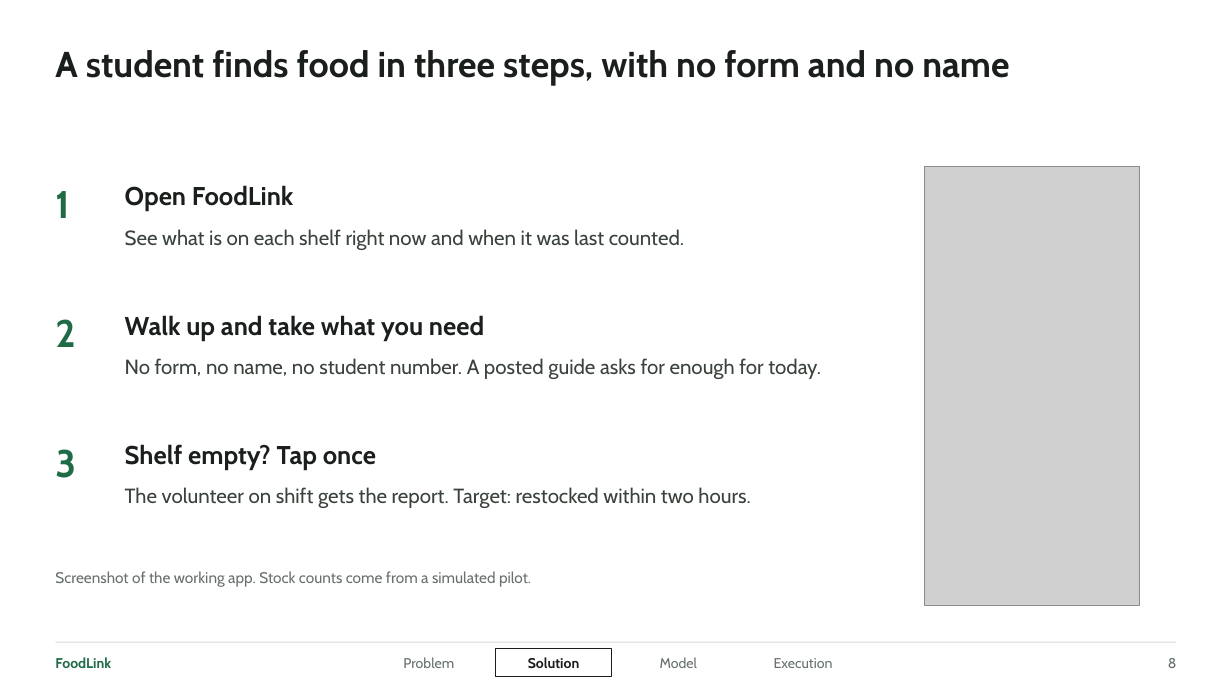
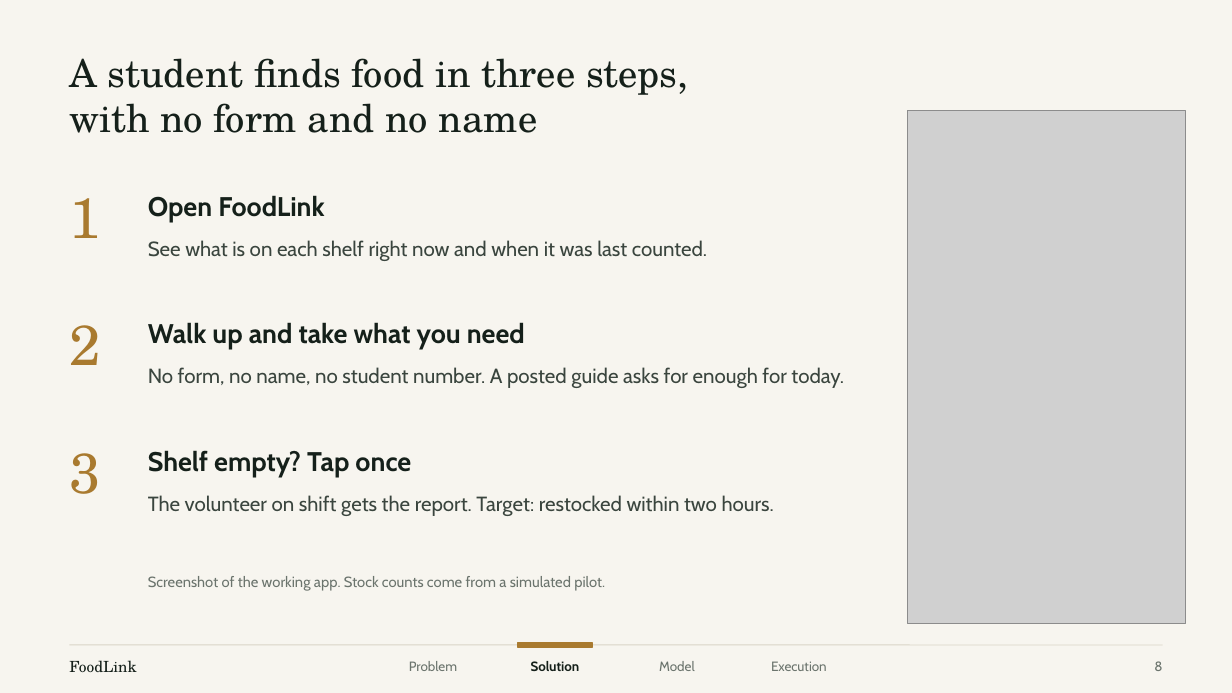
Before and after one commit to xingexu/aspire, a slide deck: slide 8 of deck/PBSN_ASPIRE_FoodLink.pptx. Drawn at 1232x693 pixels with LibreOffice and Linux fonts; fonts in the diff are those of the drawing; grey boxes stand for pictures. Boxes give left, top, right and bottom in pixels: in the first picture for what was removed or moved away, otherwise in the second. Text is boxed around its words. In the diff, an @@ line names an element or a change of style, - is before the commit and + after.

```diff
--- a/deck/PBSN_ASPIRE_FoodLink.pptx
+++ b/deck/PBSN_ASPIRE_FoodLink.pptx
@@ background #FFFFFF to #F7F5EF @@
@@ title at [69, 58, 688, 133]: text changed; size 28 to 30 pt; font Cabin to TeX Gyre Schola; text colour #1B1F1C to #15201A; bold off @@
-A student finds food in three steps, with no form and no name
+A student finds food in three steps,
+with no form and no name
@@ picture: place and size @@
-picture at [924, 166, 1140, 605]
+picture at [908, 111, 1186, 624]
@@ size 30 to 44 pt, font Cabin to TeX Gyre Schola, text colour #1E6B45 to #A97A2F, bold off in 3 elements at [69, 453, 100, 494], [69, 325, 100, 365], [69, 198, 100, 238] @@
@@ text "1": place and size @@
-text "1" at [55, 191, 69, 218]
+text "1" at [69, 198, 100, 238]
@@ size 20 to 21 pt, text colour #1B1F1C to #15201A in 3 elements at [148, 450, 411, 477], [148, 322, 525, 350], [148, 195, 324, 222] @@
@@ 4 texts: place and size @@
-4 texts at [125, 185, 821, 508]
+4 texts at [148, 195, 844, 516]
@@ text colour #3A423C to #3A453E in 3 elements at [148, 495, 774, 516], [148, 367, 844, 388], [148, 240, 707, 261] @@
@@ text "2": place and size @@
-text "2" at [55, 319, 75, 347]
+text "2" at [69, 325, 100, 365]
@@ text "Walk up and take what ...": place and size @@
-text "Walk up and take what ..." at [125, 315, 484, 340]
+text "Walk up and take what ..." at [148, 322, 525, 350]
@@ text "3": place and size @@
-text "3" at [55, 449, 76, 478]
+text "3" at [69, 453, 100, 494]
@@ text "Shelf empty? Tap once": place and size @@
-text "Shelf empty? Tap once" at [125, 444, 376, 470]
+text "Shelf empty? Tap once" at [148, 450, 411, 477]
@@ text "Screenshot of the working app. ...": place and size @@
-text "Screenshot of the working app. ..." at [55, 571, 531, 587]
+text "Screenshot of the working app. ..." at [148, 576, 605, 591]
@@ text "Screenshot of the working app. ..." at [148, 576, 605, 591]: size 12 to 11.5 pt, text colour #67706A to #6B746D @@
@@ text "FoodLink": place and size @@
-text "FoodLink" at [55, 657, 111, 668]
+text "FoodLink" at [69, 660, 136, 672]
@@ text "FoodLink" at [69, 660, 136, 672]: size 11 to 12 pt, font Cabin to TeX Gyre Schola, text colour #1E6B45 to #15201A, bold off @@
@@ line moved from (55, 642) - (1177, 642) to (69, 645) - (1163, 645) @@
@@ line (69, 645) - (1163, 645): stroke #D5DBD7 0.75 pt to #D9D4C7 0.75 pt @@
@@ text "Solution" at [531, 661, 580, 671]: size 11 to 10.5 pt, text colour #1B1F1C to #15201A @@
@@ rectangle: place and size @@
-rectangle at [496, 649, 612, 677]
+rectangle at [518, 643, 592, 648]
@@ rectangle at [518, 643, 592, 648]: fill #FFFFFF to #A97A2F; outline #1B1F1C 0.75 pt to #A97A2F 1 pt @@
@@ size 11 to 10.5 pt, text colour #67706A to #6B746D in 4 elements at [1154, 661, 1162, 671], [659, 661, 695, 671], [409, 661, 457, 671], [771, 661, 827, 671] @@
@@ page number: place and size @@
-page number at [1168, 658, 1177, 668]
+page number at [1154, 661, 1162, 671]
```
Also in this commit, not shown: 17 other slides changed, 2 slides added, 1 slide removed, 21 other files.
